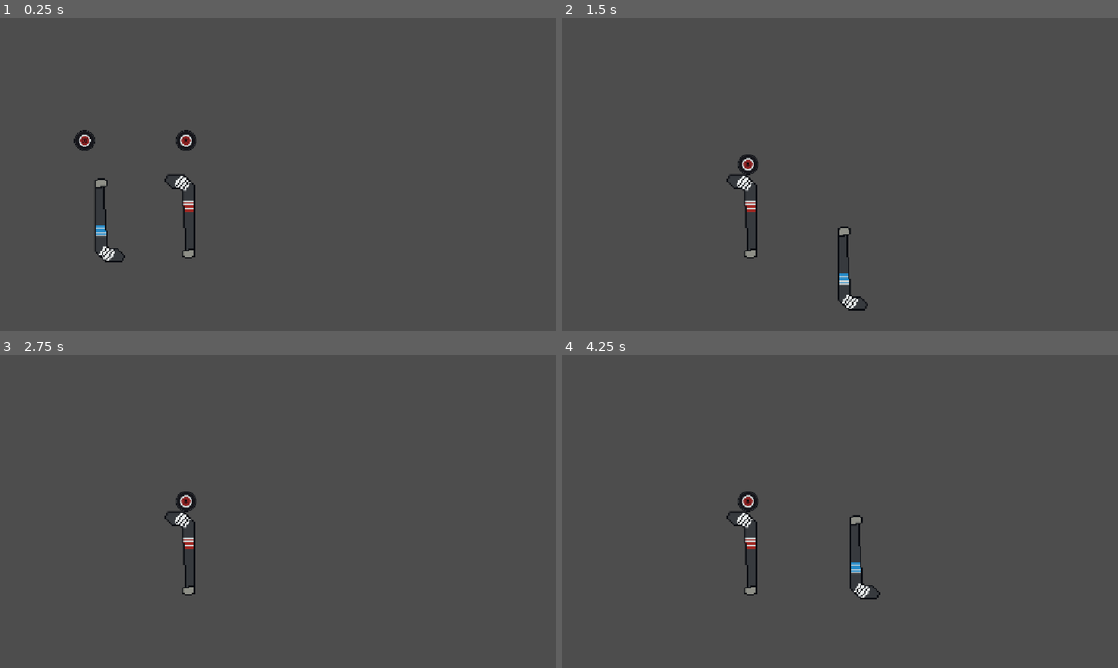
Above: before the commit, frames 1-4 (two rows, left to right).
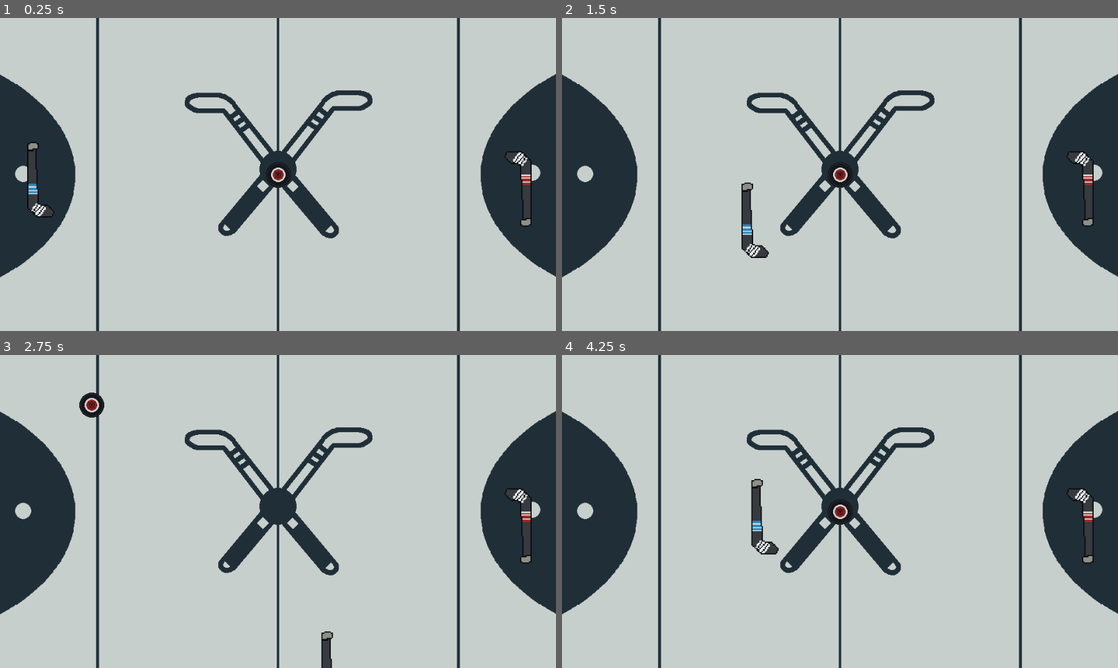
Above: after the commit, the same moments.

Repository: Th3L0ck1/pong
Game: Godot game, scene res://scenes/main.tscn
Two runs of this game, one before a commit and one after it. Both use one fixed random seed, a clock stepped at 60 frames per second and the inputs below. The project has no main scene, so this scene is started directly.
Inputs:
- Up to frame 1 (0.25 s): no input
- Up to frame 2 (1.5 s): hold D 0.53-1.28 s; hold S from 1.28 s (still down)
- Up to frame 3 (2.75 s): release S at 2.03 s; hold D from 2.03 s (still down)
- Up to frame 4 (4.25 s): release D at 2.78 s; hold W 2.78-3.53 s; hold A from 3.53 s (still down)

The runs differ from the first frame. In frame 1, 99% of the frame differs, in the area x 0-100%, y 0-100%; in frame 2, 99%; in frame 3, 99%; in frame 4, 99%.

Commit message:
Add mecanics
Map colision in y, bouncing ball

Diff:
--- a/Player2.gd
+++ /dev/null
@@ -1,31 +0,0 @@
-extends StaticBody2D
-
-var speed = 500
-var dir = Vector2(0,0)
-
-
-func _ready() -> void:
-
-	pass
-
-func _physics_process(delta: float) -> void:
-	move(delta)
-
-	pass
-
-func move(delta):
-
-	dir = Vector2()
-
-	if Input.is_key_pressed(KEY_RIGHT):
-		dir += Vector2(1,0)
-	if Input.is_key_pressed(KEY_LEFT):
-		dir += Vector2(-1,0)
-	if Input.is_key_pressed(KEY_UP):
-		dir += Vector2(0,-1)
-	if Input.is_key_pressed(KEY_DOWN):
-		dir += Vector2(0,1)
-
-	global_position += dir.normalized() * speed * delta
-
-	pass
--- a/project.godot
+++ b/project.godot
@@ -12,12 +12,13 @@
 
 config/name="Pong"
 config/features=PackedStringArray("4.7", "GL Compatibility")
-config/icon="res://Sprites/icon.svg"
+config/icon="res://sprites/icon.svg"
 
 [display]
 
-window/stretch/mode="canvas_items"
-window/stretch/aspect="expand"
+window/size/viewport_width=960
+window/size/viewport_height=540
+window/stretch/mode="viewport"
 
 [physics]
 
@@ -25,6 +26,7 @@
 
 [rendering]
 
+textures/canvas_textures/default_texture_filter=0
 rendering_device/driver.windows="d3d12"
 renderer/rendering_method="gl_compatibility"
 renderer/rendering_method.mobile="gl_compatibility"
--- a/scenes/main.tscn
+++ b/scenes/main.tscn
@@ -1,23 +1,37 @@
 [gd_scene format=3 uid="uid://ceu771rqxpk0b"]
 
+[ext_resource type="Texture2D" uid="uid://cb7ms73grpf02" path="res://sprites/Campo_de_Hockey.png" id="1_tefeu"]
 [ext_resource type="Script" uid="uid://cb8661jv140k3" path="res://scripts/Player.gd" id="2_0wfyh"]
-[ext_resource type="Texture2D" uid="uid://b61p67fx8n72b" path="res://Sprites/Raquete_Azul-export.png" id="2_sugp2"]
-[ext_resource type="Texture2D" uid="uid://drod5vyvawort" path="res://Sprites/Raquete_Vermelha-export-export.png" id="3_jyhfs"]
-[ext_resource type="Texture2D" uid="uid://7fyvmbl3kke1" path="res://Sprites/Disco_Hockey-export.png" id="3_sugp2"]
-[ext_resource type="Script" uid="uid://bmelyjmwwqtd6" path="res://Player2.gd" id="3_tbgi4"]
+[ext_resource type="Texture2D" uid="uid://cgkwalt1vptr6" path="res://sprites/Raquete_Azul-export.png" id="2_sugp2"]
+[ext_resource type="Texture2D" uid="uid://7fyvmbl3kke1" path="res://sprites/Disco_Hockey-export.png" id="3_sugp2"]
+[ext_resource type="Texture2D" uid="uid://cke428nc3kufi" path="res://sprites/Raquete_Vermelha-export-export-export.png" id="3_tbgi4"]
+[ext_resource type="Script" uid="uid://nr5m628p2ysr" path="res://scripts/ball.gd" id="4_tefeu"]
 
 [sub_resource type="RectangleShape2D" id="RectangleShape2D_8w0r3"]
-size = Vector2(27, 173)
+size = Vector2(27, 128)
+
+[sub_resource type="PhysicsMaterial" id="PhysicsMaterial_tbgi4"]
+friction = 0.0
+bounce = 1.0
 
 [sub_resource type="CircleShape2D" id="CircleShape2D_sugp2"]
 radius = 21.213203
 
+[sub_resource type="RectangleShape2D" id="RectangleShape2D_h4t55"]
+size = Vector2(960, 20)
+
 [node name="Main" type="Node2D" unique_id=524006887]
 metadata/_edit_lock_ = true
 
+[node name="BackGround" type="Sprite2D" parent="." unique_id=1302512949]
+texture = ExtResource("1_tefeu")
+centered = false
+metadata/_edit_lock_ = true
+
 [node name="Player" type="StaticBody2D" parent="." unique_id=1735035425]
-position = Vector2(209, 422)
+position = Vector2(53, 281)
 script = ExtResource("2_0wfyh")
+metadata/_edit_group_ = true
 
 [node name="Sprite2D" type="Sprite2D" parent="Player" unique_id=2068121084]
 position = Vector2(17, 0)
@@ -31,21 +45,31 @@
 debug_color = Color(0.9939868, 0, 0.23629779, 0.41960785)
 
 [node name="Player2" type="StaticBody2D" parent="." unique_id=256271330]
-position = Vector2(391, 410)
-script = ExtResource("3_tbgi4")
+position = Vector2(912, 293)
+script = ExtResource("2_0wfyh")
+up = 4194320
+down = 4194322
+right = 4194321
+left = 4194319
+metadata/_edit_group_ = true
 
 [node name="Sprite2D" type="Sprite2D" parent="Player2" unique_id=783880615]
 position = Vector2(-14, 4)
-texture = ExtResource("3_jyhfs")
+texture = ExtResource("3_tbgi4")
 flip_h = true
 
 [node name="CollisionShape2D" type="CollisionShape2D" parent="Player2" unique_id=305573891]
+visible = false
+position = Vector2(0, 3)
 shape = SubResource("RectangleShape2D_8w0r3")
 debug_color = Color(0.9939868, 0, 0.23629779, 0.41960785)
 
 [node name="Ball" type="RigidBody2D" parent="." unique_id=508793428]
-position = Vector2(175, 227)
-linear_damp = 1.0
+position = Vector2(471, 263)
+physics_material_override = SubResource("PhysicsMaterial_tbgi4")
+gravity_scale = 0.0
+linear_damp_mode = 1
+script = ExtResource("4_tefeu")
 metadata/_edit_group_ = true
 
 [node name="Sprite2D" type="Sprite2D" parent="Ball" unique_id=46579463]
@@ -56,15 +80,13 @@
 shape = SubResource("CircleShape2D_sugp2")
 debug_color = Color(0.9992518, 0, 0.13247031, 0.41960785)
 
-[node name="Ball2" type="RigidBody2D" parent="." unique_id=993670028]
-position = Vector2(385, 227)
-linear_damp = 1.0
-metadata/_edit_group_ = true
+[node name="Wall" type="StaticBody2D" parent="." unique_id=1385901901]
+position = Vector2(10, -10)
 
-[node name="Sprite2D" type="Sprite2D" parent="Ball2" unique_id=569723319]
-texture = ExtResource("3_sugp2")
+[node name="CollisionShape2D" type="CollisionShape2D" parent="Wall" unique_id=1787475453]
+position = Vector2(470, -1)
+shape = SubResource("RectangleShape2D_h4t55")
 
-[node name="CollisionShape2D" type="CollisionShape2D" parent="Ball2" unique_id=174200531]
-visible = false
-shape = SubResource("CircleShape2D_sugp2")
-debug_color = Color(0.9992518, 0, 0.13247031, 0.41960785)
+[node name="CollisionShape2D2" type="CollisionShape2D" parent="Wall" unique_id=484601815]
+position = Vector2(470, 561)
+shape = SubResource("RectangleShape2D_h4t55")
--- a/scripts/Player.gd
+++ b/scripts/Player.gd
@@ -1,8 +1,12 @@
 extends StaticBody2D
 
-var speed = 500
+var speed = 350
 var dir = Vector2(0,0)
 
+@export var up = KEY_W
+@export var down = KEY_S
+@export var right = KEY_D
+@export var left = KEY_A
 
 func _ready() -> void:
 
@@ -17,13 +21,13 @@
 
 	dir = Vector2()
 
-	if Input.is_key_pressed(KEY_D):
+	if Input.is_key_pressed(right):
 		dir += Vector2(1,0)
-	if Input.is_key_pressed(KEY_A):
+	if Input.is_key_pressed(left):
 		dir += Vector2(-1,0)
-	if Input.is_key_pressed(KEY_W):
+	if Input.is_key_pressed(up) and global_position.y > 0:
 		dir += Vector2(0,-1)
-	if Input.is_key_pressed(KEY_S):
+	if Input.is_key_pressed(down)and global_position.y < get_viewport_rect().size.y:
 		dir += Vector2(0,1)
 
 	global_position += dir.normalized() * speed * delta
--- /dev/null
+++ b/scripts/ball.gd
@@ -0,0 +1,43 @@
+extends RigidBody2D
+
+var speed = 450
+var dir = [-1,1]
+var scoreP1 = 0
+var scoreP2 = 0
+
+func _ready() -> void:
+
+	reset()
+
+	pass
+
+
+
+func _physics_process(delta: float) -> void:
+
+	score()
+	pass
+
+func reset():
+	global_position = get_viewport_rect().size / 2
+
+	freeze = true
+	await get_tree().create_timer(2).timeout
+	freeze = false
+
+	apply_central_impulse(Vector2( dir.pick_random() * speed ,dir.pick_random() * speed ))
+
+
+	pass
+
+func score():
+
+	if global_position.x >= get_viewport_rect().size.x:
+		reset()
+		scoreP1 += 1
+	if global_position.x <= 0:
+		reset()
+		scoreP2 += 1
+
+	print(scoreP1 , ":" , scoreP2)
+	pass
Not shown, removed: Player2.gd.uid
Not shown, changed: Sprites/Disco_Hockey-export.png.import
Binary file changed: Sprites/Raquete_Azul-export.png
Not shown, changed: Sprites/Raquete_Azul-export.png.import
Binary file removed: Sprites/Raquete_Vermelha-export-export.png
Not shown, added: scripts/ball.gd.uid
Binary file added: sprites/Campo_de_Hockey.png
Not shown, changed: sprites/Campo_de_Hockey.png.import
Binary file added: sprites/Raquete_Vermelha-export-export-export.png
Not shown, changed: sprites/Raquete_Vermelha-export-export-export.png.import
